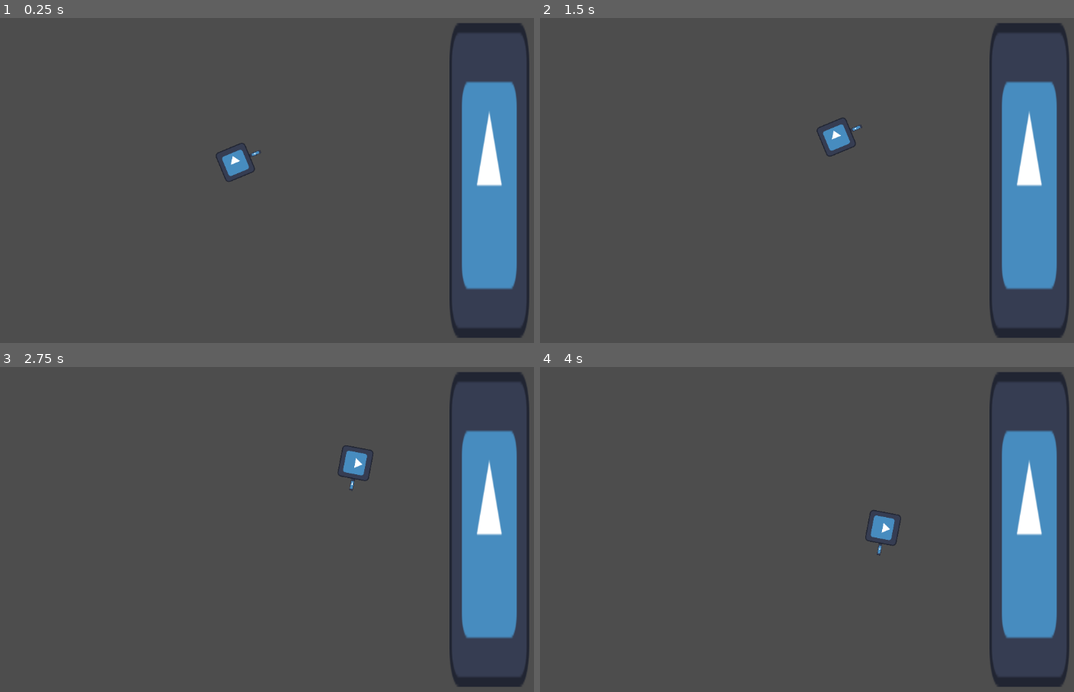
Above: before the commit, frames 1-4 (two rows, left to right).
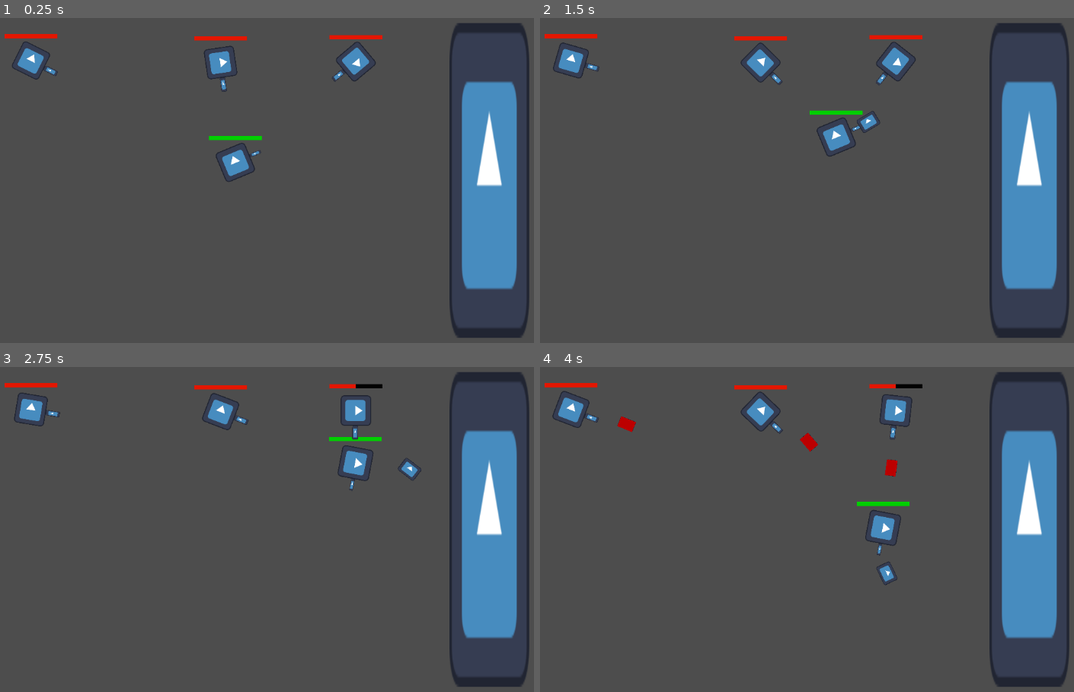
Above: after the commit, the same moments.

Repository: norrlandxyz/skott
Game: Godot game, scene res://bullet_test/bullet_test.tscn
Two runs of this game, one before a commit and one after it. Both use one fixed random seed, a clock stepped at 60 frames per second and the inputs below. The engine's default icon, where the game draws it, is replaced by a stand-in: a white triangle on a blue panel in a dark square.
Inputs:
- Up to frame 1 (0.25 s): no input
- Up to frame 2 (1.5 s): hold Right (ui_right) 0.53-1.28 s; hold Space (self_destruct) 0.53-1.28 s; hold Left (ui_left) from 1.28 s (still down); tap Space (self_destruct) at 1.35 s
- Up to frame 3 (2.75 s): release Left (ui_left) at 2.03 s; hold Right (ui_right) from 2.03 s (still down); hold Space (self_destruct) from 2.03 s (still down)
- Up to frame 4 (4 s): release Space (self_destruct) at 2.78 s; tap Space (self_destruct) at 2.85 s; release Right (ui_right) at 3.53 s; hold Left (ui_left) from 3.53 s (still down); hold Space (self_destruct) from 3.53 s (still down)

The runs differ from the first frame. In frame 1, 1.6% of the frame differs, in the area x 0-72%, y 4-38%; in frame 2, 1.8%; in frame 3, 1.7%; in frame 4, 2.1%, in the area x 0-72%, y 4-68%.

Commit message:
Added enemy NPC and health

Diff:
--- /dev/null
+++ b/bullet_test/Enemy.gd
@@ -0,0 +1,43 @@
+extends CharacterBody2D
+@onready var joakim = $"../../Joakim"
+@onready var enemy_health_bar = $"../EnemyHealth"
+@onready var enemy_node = $".."
+var loadBullet = preload("res://bullet_test/enemy/enemy_bullet.tscn")
+var health = 100
+@onready var gun_point = $gunPoint
+@onready var gun_enemy_timer = $gunPoint/gunEnemyTimer
+
+func _ready():
+	gun_enemy_timer.start()
+	enemy_health_bar.max_value = health
+	enemy_health_bar.value = health
+
+func _physics_process(delta):
+	look_at(joakim.global_position)
+
+
+func _on_hitbox_body_entered(body):
+	print("Enemy:" + str(body) + " entered enemy space!")
+	if body.is_in_group("bullet"):
+		body.queue_free()
+		take_damage(50)
+
+func take_damage(dmg):
+	health -= dmg
+	print("Enemy: took " + str(dmg) + " damage;")
+	print(str(health) + " health left;")
+	if health <= 0:
+		print("enemy dead")
+		enemy_node.queue_free()
+	enemy_health_bar.value = health
+
+func spawn_bullet():
+	var bullet = loadBullet.instantiate()
+	bullet.position = gun_point.global_position
+	bullet.look_at(joakim.global_position)
+	get_window().call_deferred("add_child", bullet)
+
+
+func _on_gun_enemy_timer_timeout():
+	spawn_bullet();
+	gun_enemy_timer.start()
--- /dev/null
+++ b/bullet_test/EnemyBullet.gd
@@ -0,0 +1,28 @@
+extends CharacterBody2D
+
+var joakim = null
+
+@export var speed = 50
+@export var rotation_speed = 1.5
+
+const rotation_speed_amplifier = 1.002
+const speed_amplifier= 1.002
+
+var rotation_direction = 0
+
+#@onready var timer = $Timer
+
+
+# Get the gravity from the project settings to be synced with RigidBody nodes.
+#var gravity = ProjectSettings.get_setting("physics/2d/default_gravity")
+
+
+func _ready():
+	joakim = get_tree().get_first_node_in_group("player")
+	#timer.start()
+
+
+func _physics_process(delta):
+	var velocity = (joakim.global_position - global_position).normalized() * speed
+	move_and_collide(velocity * delta)
+	look_at(joakim.global_position)
--- /dev/null
+++ b/bullet_test/EnemyHealth.gd
@@ -0,0 +1,12 @@
+extends ProgressBar
+@onready var enemy = $"../Enemy"
+
+
+# Called when the node enters the scene tree for the first time.
+func _ready():
+	pass # Replace with function body.
+
+
+# Called every frame. 'delta' is the elapsed time since the previous frame.
+func _process(delta):
+	self.global_position = enemy.global_position + Vector2(-50, -50)
--- a/bullet_test/Joakim.gd
+++ b/bullet_test/Joakim.gd
@@ -7,28 +7,44 @@
 var rotation_speed = PI
 @export var rotation_direction = 0
 
+@export var health = 100
+@onready var health_bar = $"../Health"
+
+
 @onready var timer = $Timer
 var loadBullet = preload("res://bullet_test/bullet/bullet.tscn")
 
 @onready var gun_pos = $GunPos
+@onready var start_search_for_bullets_timer = $startSearchForBulletsTimer
+@export var start_search_for_bullets = false;
 
 
 func _ready():
 	#spawn_bullet()
+	health_bar.max_value = health
+	health_bar.value = health
 	timer.start()
+	start_search_for_bullets_timer.start()
 
 
 func _physics_process(delta):
+
+
 	#rotation
 	randomRotation(delta)
 
 	#walk around
-	print(global_position.distance_to(location))
-	print(location)
+	#print(global_position.distance_to(location))
+	#print(location)
 	var velocity = (location - global_position).normalized() * SPEED
 	move_and_collide(velocity * delta)
 	if global_position.distance_to(location) < 200:
 		location = randomLocation(1000, 0, 600, 0)
+
+	#otherwise bullets will start spawning before the player has had a chance to move,
+	#will result in weird bullet spawning behaviour
+	if start_search_for_bullets == true:
+		searchForBullets()
 
 func randomLocation(maxX, minX, maxY, minY):
 	var randomX = randi_range(minX, maxX)
@@ -60,3 +76,25 @@
 	bullet.position = gun_pos.global_position
 	bullet.look_at(location)
 	get_window().call_deferred("add_child", bullet)
+
+func searchForBullets():
+	if get_tree().root.get_node("bullet") == null:
+		spawn_bullet()
+		timer.start()
+
+func take_damage(dmg):
+	health -= dmg
+	if health < 0:
+		print("joakim dead")
+	health_bar.value = health
+
+
+func _on_start_search_for_bullets_timer_timeout():
+	start_search_for_bullets = true;
+
+
+func _on_hit_box_body_entered(body):
+	print("Player:" + str(body) + " entered enemy space!")
+	if body.is_in_group("enemy_bullet"):
+		body.queue_free()
+		take_damage(10)
--- /dev/null
+++ b/bullet_test/ProgressBar.gd
@@ -0,0 +1,11 @@
+extends ProgressBar
+
+
+# Called when the node enters the scene tree for the first time.
+func _ready():
+	pass # Replace with function body.
+
+
+# Called every frame. 'delta' is the elapsed time since the previous frame.
+func _process(delta):
+	pass
--- /dev/null
+++ b/bullet_test/ReloadBar.gd
@@ -0,0 +1,12 @@
+extends ProgressBar
+@onready var joakim = $"../Joakim"
+
+
+# Called when the node enters the scene tree for the first time.
+func _ready():
+	pass # Replace with function body.
+
+
+# Called every frame. 'delta' is the elapsed time since the previous frame.
+func _process(delta):
+	self.global_position = joakim.global_position + Vector2(-50, -50)
--- a/bullet_test/bullet/bullet.tscn
+++ b/bullet_test/bullet/bullet.tscn
@@ -5,7 +5,7 @@
 
 [sub_resource type="RectangleShape2D" id="RectangleShape2D_5g6jx"]
 
-[node name="bullet" type="CharacterBody2D"]
+[node name="bullet" type="CharacterBody2D" groups=["bullet"]]
 scale = Vector2(2, 1.5)
 script = ExtResource("1_jf1js")
 
@@ -17,6 +17,6 @@
 texture = ExtResource("2_87ibu")
 
 [node name="Timer" type="Timer" parent="."]
-wait_time = 3.0
+wait_time = 6.0
 
 [connection signal="timeout" from="Timer" to="." method="_on_timer_timeout"]
--- a/bullet_test/bullet_test.tscn
+++ b/bullet_test/bullet_test.tscn
@@ -1,9 +1,20 @@
-[gd_scene load_steps=4 format=3 uid="uid://cip4rr4nl8qc4"]
+[gd_scene load_steps=9 format=3 uid="uid://cip4rr4nl8qc4"]
 
 [ext_resource type="Texture2D" uid="uid://43tek07dr3l7" path="res://icon.svg" id="1_d1am6"]
 [ext_resource type="Script" path="res://bullet_test/Joakim.gd" id="2_apdg8"]
+[ext_resource type="Script" path="res://bullet_test/ReloadBar.gd" id="3_580jf"]
+[ext_resource type="PackedScene" uid="uid://dks63h70vllvc" path="res://bullet_test/enemy/enemy_node.tscn" id="4_1vd24"]
+
+[sub_resource type="StyleBoxFlat" id="StyleBoxFlat_jscq5"]
+bg_color = Color(0, 0, 0, 1)
+
+[sub_resource type="StyleBoxFlat" id="StyleBoxFlat_qs43q"]
+bg_color = Color(0, 0.811765, 0, 1)
 
 [sub_resource type="RectangleShape2D" id="RectangleShape2D_058jo"]
+
+[sub_resource type="CircleShape2D" id="CircleShape2D_cy8p6"]
+radius = 14.6667
 
 [node name="bullet test" type="Node2D"]
 
@@ -12,7 +23,21 @@
 scale = Vector2(1.17969, 4.66406)
 texture = ExtResource("1_d1am6")
 
-[node name="Joakim" type="CharacterBody2D" parent="."]
+[node name="Health" type="ProgressBar" parent="."]
+offset_left = 503.0
+offset_top = 231.0
+offset_right = 523.0
+offset_bottom = 235.0
+scale = Vector2(5, 2)
+theme_override_colors/font_color = Color(0, 0, 0, 1)
+theme_override_font_sizes/font_size = 2
+theme_override_styles/background = SubResource("StyleBoxFlat_jscq5")
+theme_override_styles/fill = SubResource("StyleBoxFlat_qs43q")
+step = 1.0
+show_percentage = false
+script = ExtResource("3_580jf")
+
+[node name="Joakim" type="CharacterBody2D" parent="." groups=["player"]]
 position = Vector2(548, 298)
 scale = Vector2(3, 3)
 script = ExtResource("2_apdg8")
@@ -25,8 +50,10 @@
 scale = Vector2(0.157227, 0.157227)
 texture = ExtResource("1_d1am6")
 
+[node name="startSearchForBulletsTimer" type="Timer" parent="Joakim"]
+
 [node name="Timer" type="Timer" parent="Joakim"]
-wait_time = 6.0
+wait_time = 3.1
 
 [node name="GunPos" type="Node2D" parent="Joakim"]
 position = Vector2(20.3333, -0.666664)
@@ -37,4 +64,19 @@
 scale = Vector2(0.0183112, 0.0578139)
 texture = ExtResource("1_d1am6")
 
+[node name="HitBox" type="Area2D" parent="Joakim"]
+
+[node name="CollisionShape2D" type="CollisionShape2D" parent="Joakim/HitBox"]
+shape = SubResource("CircleShape2D_cy8p6")
+
+[node name="EnemyNode" parent="." instance=ExtResource("4_1vd24")]
+
+[node name="EnemyNode2" parent="." instance=ExtResource("4_1vd24")]
+position = Vector2(359, 4)
+
+[node name="EnemyNode3" parent="." instance=ExtResource("4_1vd24")]
+position = Vector2(615, 2)
+
+[connection signal="timeout" from="Joakim/startSearchForBulletsTimer" to="Joakim" method="_on_start_search_for_bullets_timer_timeout"]
 [connection signal="timeout" from="Joakim/Timer" to="Joakim" method="_on_timer_timeout"]
+[connection signal="body_entered" from="Joakim/HitBox" to="Joakim" method="_on_hit_box_body_entered"]
--- /dev/null
+++ b/bullet_test/enemy/enemy_bullet.tscn
@@ -0,0 +1,30 @@
+[gd_scene load_steps=5 format=3 uid="uid://dhsn0gksobddg"]
+
+[ext_resource type="Script" path="res://bullet_test/EnemyBullet.gd" id="1_817qf"]
+[ext_resource type="Texture2D" uid="uid://43tek07dr3l7" path="res://icon.svg" id="2_qvyqr"]
+
+[sub_resource type="StyleBoxFlat" id="StyleBoxFlat_nxntv"]
+bg_color = Color(0.737255, 0, 0, 1)
+
+[sub_resource type="RectangleShape2D" id="RectangleShape2D_yjr6r"]
+
+[node name="EnemyBullet" type="CharacterBody2D" groups=["enemy_bullet"]]
+position = Vector2(397, 168)
+scale = Vector2(1.5, 1)
+script = ExtResource("1_817qf")
+
+[node name="Sprite2D" type="Sprite2D" parent="."]
+scale = Vector2(0.160001, 0.16)
+texture = ExtResource("2_qvyqr")
+
+[node name="ProgressBar" type="ProgressBar" parent="."]
+offset_left = -10.0
+offset_top = -10.0
+offset_right = -6.0
+offset_bottom = 17.0
+scale = Vector2(5, 0.75)
+theme_override_styles/background = SubResource("StyleBoxFlat_nxntv")
+show_percentage = false
+
+[node name="CollisionShape2D" type="CollisionShape2D" parent="."]
+shape = SubResource("RectangleShape2D_yjr6r")
--- /dev/null
+++ b/bullet_test/enemy/enemy_node.tscn
@@ -0,0 +1,62 @@
+[gd_scene load_steps=8 format=3 uid="uid://dks63h70vllvc"]
+
+[ext_resource type="Script" path="res://bullet_test/EnemyHealth.gd" id="1_3borg"]
+[ext_resource type="Script" path="res://bullet_test/Enemy.gd" id="2_gastu"]
+[ext_resource type="Texture2D" uid="uid://43tek07dr3l7" path="res://icon.svg" id="3_pswj2"]
+
+[sub_resource type="StyleBoxFlat" id="StyleBoxFlat_hgauv"]
+bg_color = Color(0, 0, 0, 1)
+
+[sub_resource type="StyleBoxFlat" id="StyleBoxFlat_rjaae"]
+bg_color = Color(0.894118, 0.0862745, 0, 1)
+
+[sub_resource type="RectangleShape2D" id="RectangleShape2D_7eo2k"]
+
+[sub_resource type="CircleShape2D" id="CircleShape2D_rt6mx"]
+
+[node name="EnemyNode" type="Node2D"]
+
+[node name="EnemyHealth" type="ProgressBar" parent="."]
+offset_left = 36.0
+offset_top = 2.0
+offset_right = 56.0
+offset_bottom = 6.0
+scale = Vector2(5, 2)
+theme_override_styles/background = SubResource("StyleBoxFlat_hgauv")
+theme_override_styles/fill = SubResource("StyleBoxFlat_rjaae")
+step = 1.0
+show_percentage = false
+script = ExtResource("1_3borg")
+
+[node name="Enemy" type="CharacterBody2D" parent="."]
+position = Vector2(184, 95)
+scale = Vector2(3, 3)
+script = ExtResource("2_gastu")
+
+[node name="gunPoint" type="Node2D" parent="Enemy"]
+position = Vector2(20, 0.333332)
+
+[node name="Sprite2D" type="Sprite2D" parent="Enemy/gunPoint"]
+position = Vector2(-6, 0)
+rotation = -1.5708
+scale = Vector2(0.0272989, 0.0693636)
+texture = ExtResource("3_pswj2")
+
+[node name="gunEnemyTimer" type="Timer" parent="Enemy/gunPoint"]
+wait_time = 3.0
+
+[node name="CollisionShape2D" type="CollisionShape2D" parent="Enemy"]
+shape = SubResource("RectangleShape2D_7eo2k")
+
+[node name="Sprite2D" type="Sprite2D" parent="Enemy"]
+scale = Vector2(0.15, 0.15)
+texture = ExtResource("3_pswj2")
+
+[node name="Hitbox" type="Area2D" parent="Enemy"]
+
+[node name="CollisionShape2D" type="CollisionShape2D" parent="Enemy/Hitbox"]
+scale = Vector2(2, 2)
+shape = SubResource("CircleShape2D_rt6mx")
+
+[connection signal="timeout" from="Enemy/gunPoint/gunEnemyTimer" to="Enemy" method="_on_gun_enemy_timer_timeout"]
+[connection signal="body_entered" from="Enemy/Hitbox" to="Enemy" method="_on_hitbox_body_entered"]
